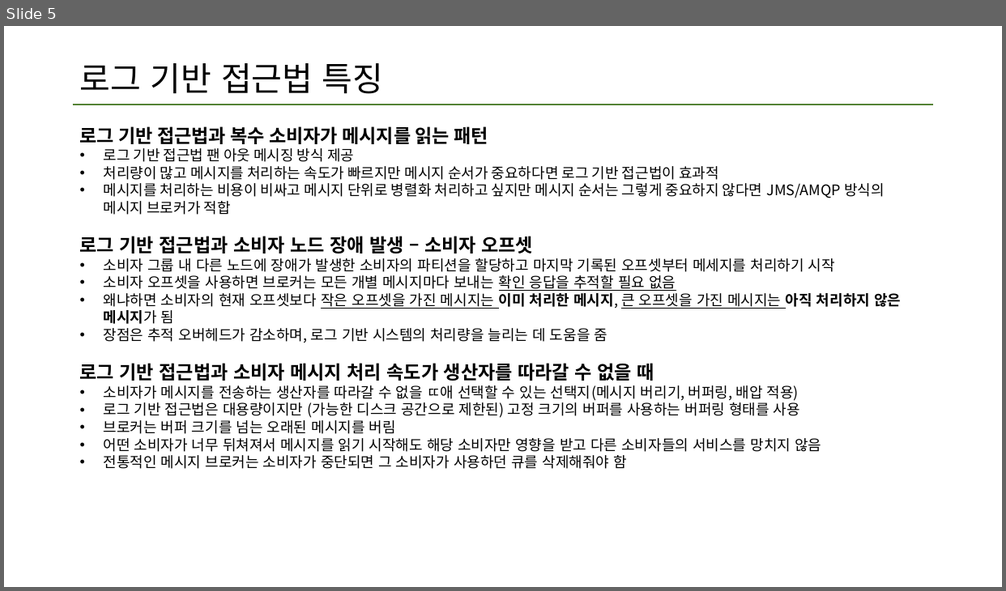
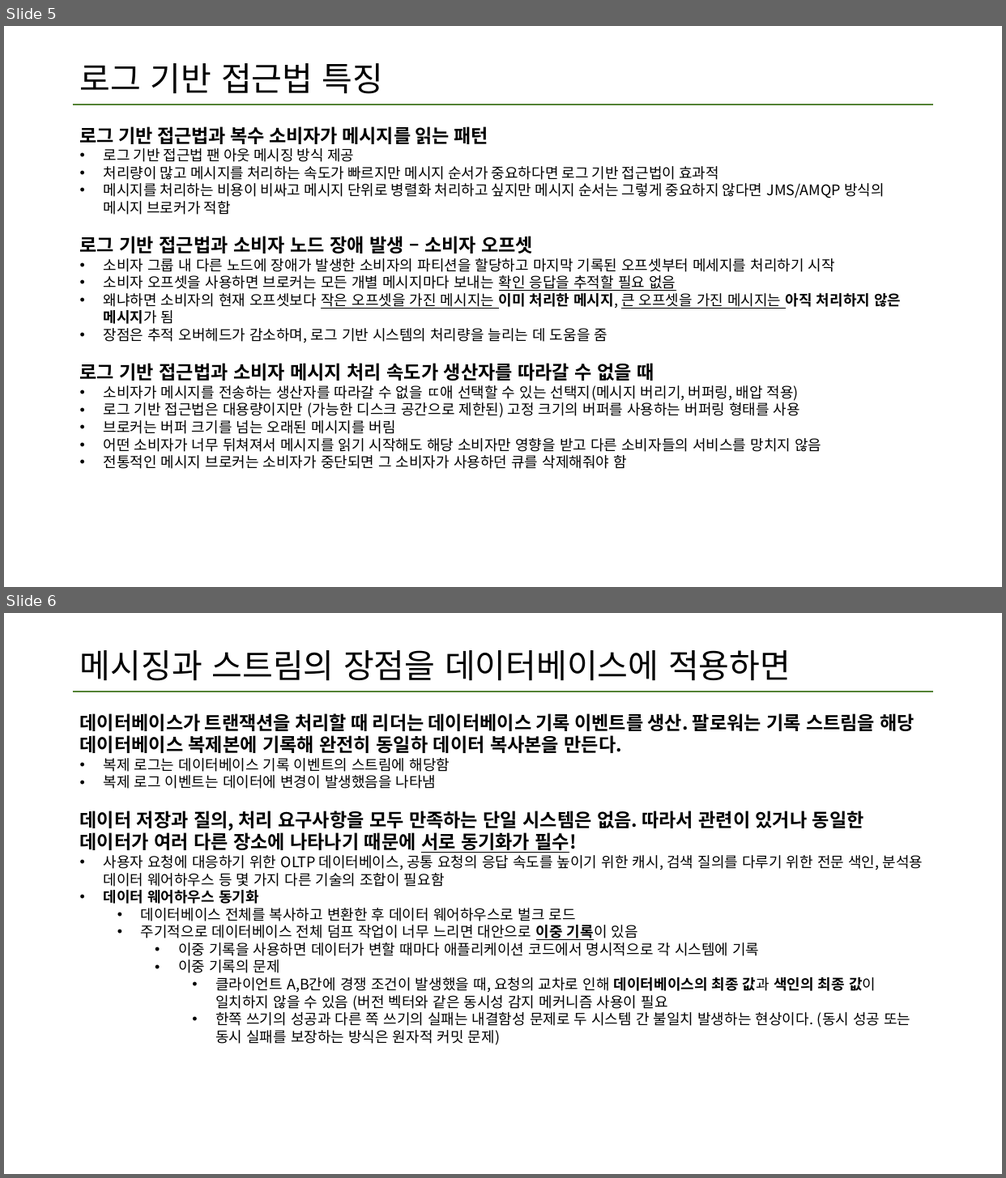
Before and after one commit to data-system-wiki/designing-data-intensive-applications, a slide deck: resources/chapter 11 summary.pptx. Shown one above the other, each under a label of ours: slide 5 before the commit, slides 5 and 6 after it. The pictures are 1006x591 and 1006x1178 pixels, drawn with LibreOffice and Linux fonts; fonts in the diff are those of the drawing. Boxes give left, top, right and bottom in pixels: in the first picture for what was removed or moved away, otherwise in the second. Text is boxed around its words. In the diff, an @@ line names an element or a change of style, - is before the commit and + after.

Commit message:
11장 2차 업데이트
데이터베이스와 스트림 부분 업데이트

```diff
--- a/resources/chapter 11 summary.pptx
+++ b/resources/chapter 11 summary.pptx
@@ slide 6 added at (x1=4, y1=613, x2=1002, y2=1174), background #FFFFFF; not listed: 1 template element that a slide beside it also shows @@
@@ title added at (x1=80, y1=650, x2=791, y2=681), 32 pt, text #000000 @@
+메시징과 스트림의 장점을 데이터베이스에 적용하면
@@ text added at (x1=80, y1=713, x2=923, y2=1046), 14 pt, text #000000 @@
+데이터베이스가 트랜잭션을 처리할 때 리더는 데이터베이스 기록 이벤트를 생산. 팔로워는 기록 스트림을 해당 데이터베이스 복제본에 기록해 완전히 동일하 데이터 복사본을 만든다.
+• 복제 로그는 데이터베이스 기록 이벤트의 스트림에 해당함
+• 복제 로그 이벤트는 데이터에 변경이 발생했음을 나타냄
+데이터 저장과 질의, 처리 요구사항을 모두 만족하는 단일 시스템은 없음. 따라서 관련이 있거나 동일한 데이터가 여러 다른 장소에 나타나기 때문에 서로 동기화가 필수!
+• 사용자 요청에 대응하기 위한 OLTP 데이터베이스, 공통 요청의 응답 속도를 높이기 위한 캐시, 검색 질의를 다루기 위한 전문 색인, 분석용 데이터 웨어하우스 등 몇 가지 다른 기술의 조합이 필요함
+• 데이터 웨어하우스 동기화
+  • 데이터베이스 전체를 복사하고 변환한 후 데이터 웨어하우스로 벌크 로드
+  • 주기적으로 데이터베이스 전체 덤프 작업이 너무 느리면 대안으로 이중 기록이 있음
+    • 이중 기록을 사용하면 데이터가 변할 때마다 애플리케이션 코드에서 명시적으로 각 시스템에 기록
+    • 이중 기록의 문제
+      • 클라이언트 A,B간에 경쟁 조건이 발생했을 때, 요청의 교차로 인해 데이터베이스의 최종 값과 색인의 최종 값이 일치하지 않을 수 있음 (버전 벡터와 같은 동시성 감지 메커니즘 사용이 필요
+      • 한쪽 쓰기의 성공과 다른 쪽 쓰기의 실패는 내결함성 문제로 두 시스템 간 불일치 발생하는 현상이다. (동시 성공 또는 동시 실패를 보장하는 방식은 원자적 커밋 문제)
```
Also in this commit, not shown: 2 other slides added.
